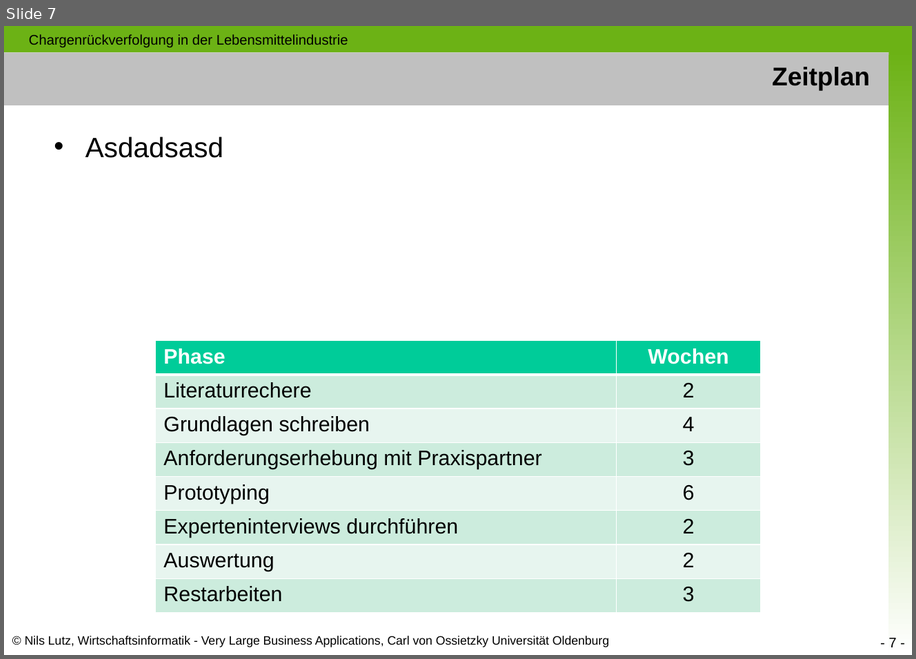
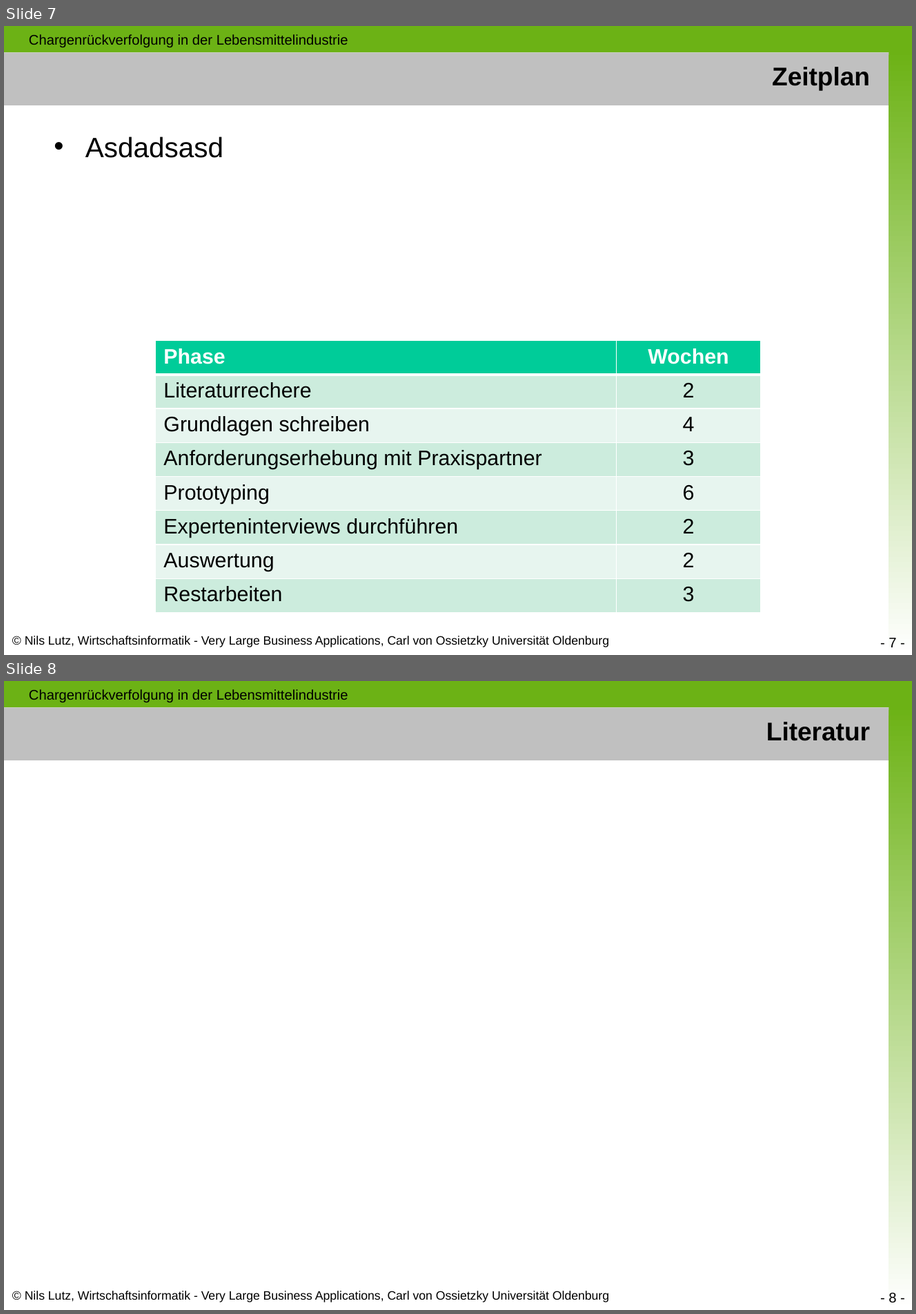
Before and after one commit to nimble-123/masterthesis, a slide deck: presentations/Proposal.pptx. Shown one above the other, each under a label of ours: slide 7 before the commit, slides 7 and 8 after it. The pictures are 916x659 and 916x1314 pixels, drawn with LibreOffice and Linux fonts; fonts in the diff are those of the drawing. Boxes give left, top, right and bottom in pixels: in the first picture for what was removed or moved away, otherwise in the second. Text is boxed around its words. In the diff, an @@ line names an element or a change of style, - is before the commit and + after.

Commit message:
chore(presentation): Add references slide

```diff
--- a/presentations/Proposal.pptx
+++ b/presentations/Proposal.pptx
@@ slide 8 added at (4,681,912,1310), background #FFFFFF; not listed: 5 template elements that a slide beside it also shows @@
@@ text added at (29,689,348,702), 12 pt, text #000000 @@
+Chargenrückverfolgung in der Lebensmittelindustrie
@@ title added at (766,722,870,741), 22 pt, text #000000, bold @@
+Literatur
```
